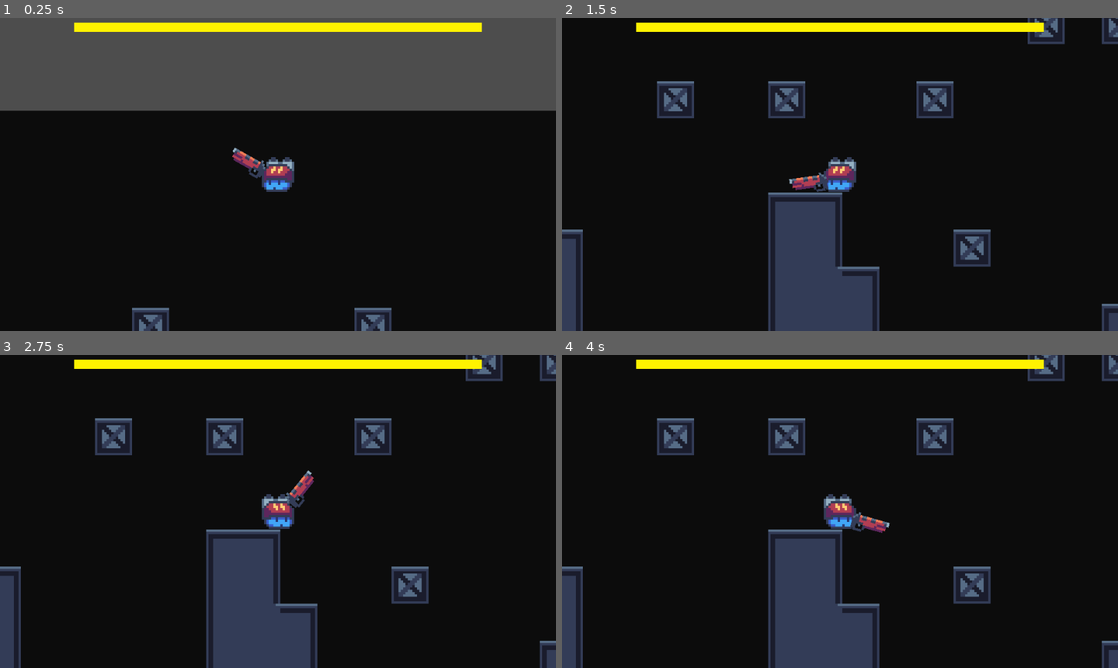
Above: before the commit, frames 1-4 (two rows, left to right).
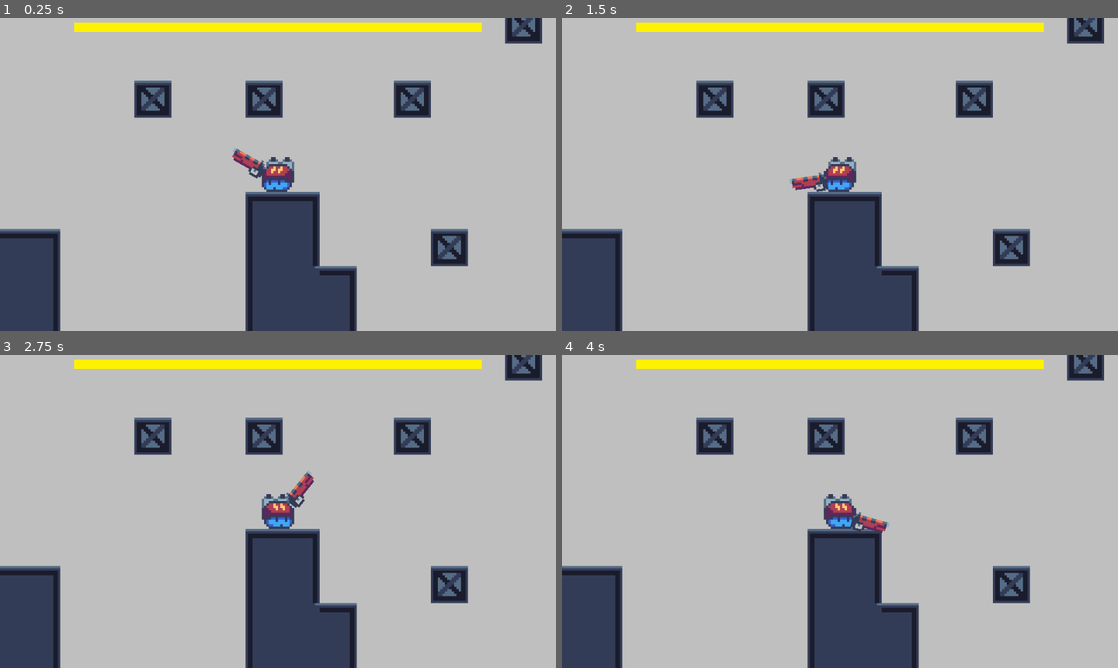
Above: after the commit, the same moments.

Repository: Lisieshy/gmtk-2024
Game: Godot game, scene res://World/test-world.tscn
The game is run twice, just before and just after one commit, with the same random seed, the same clock (stepped at 60 frames per second) and the same inputs.
Inputs (mouse positions are in pixels of both pictures, inside the frame that each line leads up to):
- Up to frame 1 (0.25 s): no input
- Up to frame 2 (1.5 s): move the mouse to (962, 158) at 0.52 s; click (962, 158) at 0.6 s; tap Enter at 1.25 s; move the mouse to (728, 190) at 1.27 s; click (728, 190) at 1.35 s
- Up to frame 3 (2.75 s): tap Space at 2 s; move the mouse to (333, 442) at 2.02 s; click (333, 442) at 2.1 s
- Up to frame 4 (4 s): tap Enter at 2.75 s; move the mouse to (812, 574) at 2.77 s; click (812, 574) at 2.85 s; tap Space at 3.5 s; move the mouse to (1006, 558) at 3.52 s; click (1006, 558) at 3.6 s

The runs differ from the first frame. In frame 1, 97% of the frame differs, in the area x 0-100%, y 0-100%; in frame 2, 93%; in frame 3, 93%; in frame 4, 93%.

Commit message:
Update test_scene and bullet light

Diff:
--- /dev/null
+++ b/Scene/Bullet/bullet.gd
@@ -0,0 +1,3 @@
+extends Sprite2D
+
+var
--- a/Scene/Bullet/bullet.tscn
+++ b/Scene/Bullet/bullet.tscn
@@ -1,7 +1,8 @@
-[gd_scene load_steps=4 format=3 uid="uid://uylqc1jywe5l"]
+[gd_scene load_steps=5 format=3 uid="uid://uylqc1jywe5l"]
 
 [ext_resource type="Material" uid="uid://4fod8lakcnnp" path="res://Scene/Bullet/bullet_shader.tres" id="1_yjn1a"]
 [ext_resource type="Texture2D" uid="uid://ca4g12j1djbs1" path="res://Assets/texture/energy_bullet.png" id="2_tfwjj"]
+[ext_resource type="Script" path="res://Scene/Bullet/bullet.gd" id="3_8t2pj"]
 
 [sub_resource type="CircleShape2D" id="CircleShape2D_8it4r"]
 radius = 6.0
@@ -11,6 +12,7 @@
 texture = ExtResource("2_tfwjj")
 hframes = 3
 frame = 2
+script = ExtResource("3_8t2pj")
 
 [node name="Area2D" type="Area2D" parent="."]
 
--- a/Scene/Player/Player.tscn
+++ b/Scene/Player/Player.tscn
@@ -1,10 +1,10 @@
-[gd_scene load_steps=15 format=3 uid="uid://btar06bgcmkuo"]
+[gd_scene load_steps=14 format=3 uid="uid://btar06bgcmkuo"]
 
 [ext_resource type="Script" path="res://Scene/Player/player.gd" id="1_u30so"]
 [ext_resource type="Texture2D" uid="uid://5wumxjhpkgrb" path="res://Assets/texture/Player.png" id="2_mljok"]
 [ext_resource type="Texture2D" uid="uid://odgxuqm1dc7p" path="res://Assets/texture/gun.png" id="3_bx26u"]
+[ext_resource type="Material" uid="uid://4fod8lakcnnp" path="res://Scene/Bullet/bullet_shader.tres" id="4_forep"]
 [ext_resource type="Texture2D" uid="uid://ca4g12j1djbs1" path="res://Assets/texture/energy_bullet.png" id="4_fyt50"]
-[ext_resource type="Shader" path="res://Scene/Player/bullet_color.gdshader" id="4_t5uj3"]
 [ext_resource type="Texture2D" uid="uid://cr86osxnedfq" path="res://Assets/TextureProgressBar/blue.png" id="4_x0xns"]
 [ext_resource type="Texture2D" uid="uid://c2jgo3kvpmgpw" path="res://Assets/shader/point_light.png" id="6_t8hvk"]
 [ext_resource type="Texture2D" uid="uid://c4lpcipwm46o8" path="res://Assets/TextureProgressBar/yellow.png" id="6_yoqsp"]
@@ -17,11 +17,7 @@
 metadata/_snap_count = 12
 
 [sub_resource type="CircleShape2D" id="CircleShape2D_sew5y"]
-radius = 2.2409
-
-[sub_resource type="ShaderMaterial" id="ShaderMaterial_7no1b"]
-shader = ExtResource("4_t5uj3")
-shader_parameter/energy_color = Color(0.29, 0.372833, 1, 1)
+radius = 2.1
 
 [sub_resource type="Animation" id="Animation_apped"]
 length = 0.001
@@ -93,10 +89,6 @@
 script = ExtResource("1_u30so")
 color_progression = SubResource("Gradient_a8lit")
 
-[node name="CollisionShape2D" type="CollisionShape2D" parent="."]
-scale = Vector2(3.57, 3.57)
-shape = SubResource("CircleShape2D_sew5y")
-
 [node name="Player" type="Sprite2D" parent="."]
 texture = ExtResource("2_mljok")
 
@@ -108,7 +100,7 @@
 visible = false
 light_mask = 0
 visibility_layer = 2
-material = SubResource("ShaderMaterial_7no1b")
+material = ExtResource("4_forep")
 position = Vector2(26, 0)
 texture = ExtResource("4_fyt50")
 hframes = 3
@@ -123,6 +115,11 @@
 
 [node name="Bullet_Spawn" type="Marker2D" parent="Gun"]
 position = Vector2(26, 0)
+
+[node name="CollisionShape2D" type="CollisionShape2D" parent="."]
+position = Vector2(-4.76837e-07, 0)
+scale = Vector2(3.57, 3.57)
+shape = SubResource("CircleShape2D_sew5y")
 
 [node name="Camera2D" type="Camera2D" parent="."]
 zoom = Vector2(4, 4)
--- a/World/test-world.tscn
+++ b/World/test-world.tscn
@@ -450,11 +450,11 @@
 offset_top = -197.0
 offset_right = 398.0
 offset_bottom = 312.0
-color = Color(0.0475577, 0.0475576, 0.0475576, 1)
+color = Color(0.75, 0.75, 0.75, 1)
 
 [node name="TileMapLayer" type="TileMapLayer" parent="."]
 tile_map_data = PackedByteArray("AAAEAAMAAAAAAAAAAAAEAAQAAAAHAAIAAAAEAAUAAAAAAAIAAAAFAAUAAAAHAAEAAAAFAAYAAAAAAAIAAAAGAA …(3328 unchanged characters)…
 tile_set = SubResource("TileSet_hqf3s")
 
 [node name="Player" parent="." instance=ExtResource("1_t5w0k")]
-position = Vector2(271, -198)
+position = Vector2(254, 33)
